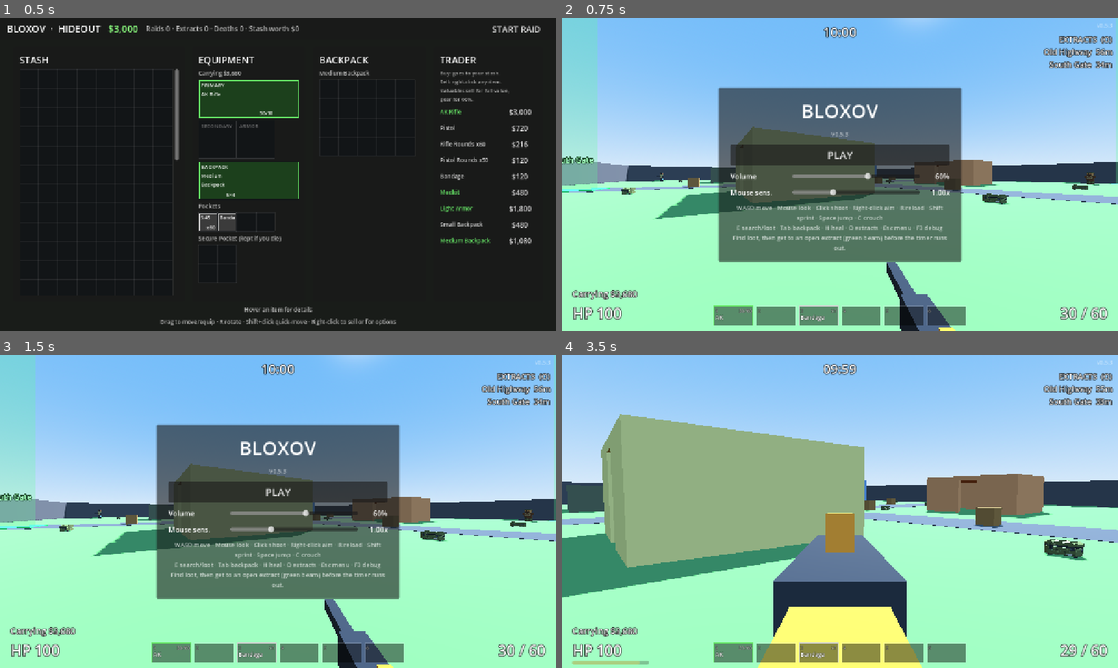
Above: before the commit, frames 1-4 (two rows, left to right).
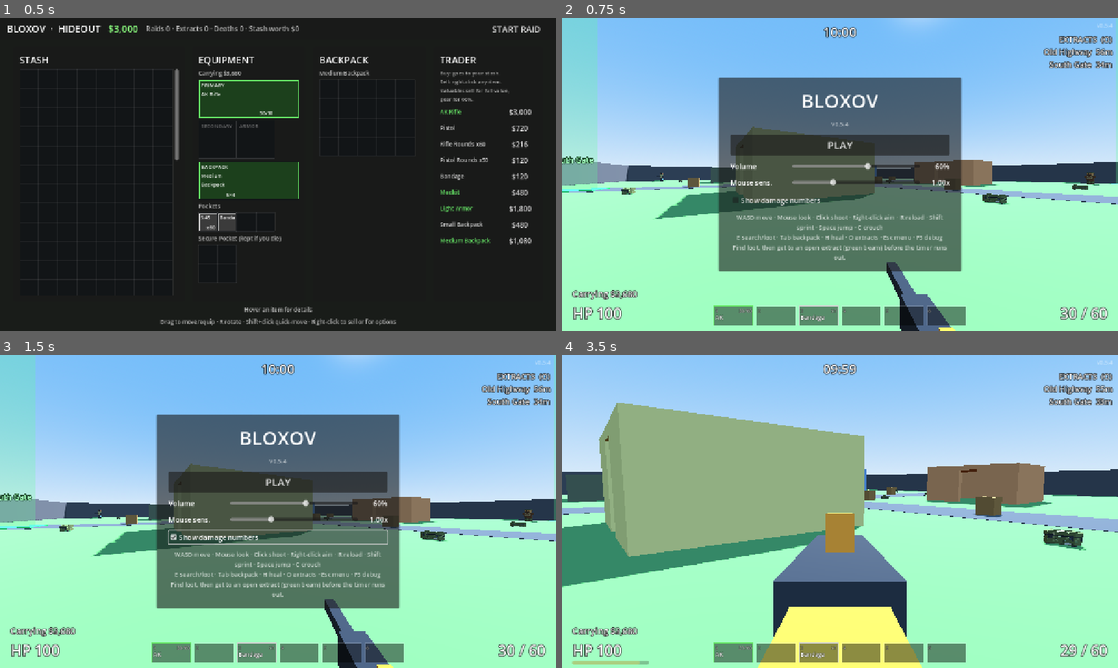
Above: after the commit, the same moments.

Repository: TavishHanda/Bloxov
Game: Godot game, scene res://scenes/hideout.tscn
The game is run twice, just before and just after one commit, with the same random seed, the same clock (stepped at 60 frames per second) and the same inputs.
Inputs (mouse positions are in pixels of both pictures, inside the frame that each line leads up to):
- Up to frame 1 (0.5 s): no input
- Up to frame 2 (0.75 s): click "START RAID" at 0.5 s
- Up to frame 3 (1.5 s): click (278, 536) at 1.25 s, where only the run after the commit has a clickable "Show damage numbers"
- Up to frame 4 (3.5 s): click "PLAY" at 2 s; tap Enter at 2.75 s; move the mouse to (867, 511) at 2.77 s; hold W (move_forward) from 2.78 s (still down); hold Right mouse button (aim) from 2.78 s (still down); click (867, 511) at 2.92 s; tap Space (jump) at 3.02 s; tap H (heal) at 3.05 s

Frame 1 is identical in both runs. In frame 2, 8.8% of the frame differs, in the area x 28-99%, y 2-82%; in frame 3, 8.8%; in frame 4, 12%, in the area x 0-100%, y 2-78%.

Commit message:
v0.5.4: scavs flinch when hit, no kill marker, damage numbers optional (off by default)
Verified locally with Godot 4.5.1: smoke test passed, main scene run clean.

Claude-Session: https://claude.ai/code/session_01UD2sjGi5qVVaB7czBfXX2M

Diff:
--- a/project.godot
+++ b/project.godot
@@ -12,7 +12,7 @@
 
 config/name="Bloxov"
 config/description="Blocky voxel extraction shooter."
-config/version="0.5.3"
+config/version="0.5.4"
 run/main_scene="res://scenes/hideout.tscn"
 config/features=PackedStringArray("4.5", "GL Compatibility")
 
--- a/scenes/main.tscn
+++ b/scenes/main.tscn
@@ -728,6 +728,10 @@
 text = "1.00x"
 horizontal_alignment = 2
 
+[node name="DamageNumbers" type="CheckBox" parent="HUD/Menu/Margin/VBox"]
+layout_mode = 2
+text = "Show damage numbers"
+
 [node name="Controls" type="Label" parent="HUD/Menu/Margin/VBox"]
 modulate = Color(1, 1, 1, 0.7)
 layout_mode = 2
--- a/scripts/game_settings.gd
+++ b/scripts/game_settings.gd
@@ -9,6 +9,8 @@
 static var volume := 0.6
 ## Multiplier on the player's base mouse sensitivity.
 static var sensitivity := 1.0
+## Floating damage numbers on hits (off by default: Bloxov keeps hit feedback subtle).
+static var damage_numbers := false
 
 static var _loaded := false
 
@@ -21,6 +23,7 @@
 	if cfg.load(PATH) == OK:
 		volume = cfg.get_value("audio", "volume", volume)
 		sensitivity = cfg.get_value("controls", "sensitivity", sensitivity)
+		damage_numbers = cfg.get_value("gameplay", "damage_numbers", damage_numbers)
 	apply()
 
 
@@ -35,6 +38,11 @@
 	save()
 
 
+static func set_damage_numbers(on: bool) -> void:
+	damage_numbers = on
+	save()
+
+
 static func apply() -> void:
 	var bus := AudioServer.get_bus_index("Master")
 	AudioServer.set_bus_mute(bus, volume <= 0.001)
@@ -46,4 +54,5 @@
 	var cfg := ConfigFile.new()
 	cfg.set_value("audio", "volume", volume)
 	cfg.set_value("controls", "sensitivity", sensitivity)
+	cfg.set_value("gameplay", "damage_numbers", damage_numbers)
 	cfg.save(PATH)
--- a/scripts/gun.gd
+++ b/scripts/gun.gd
@@ -369,7 +369,8 @@
 
 	var amount := roundi(damage * (headshot_multiplier if headshot else 1.0))
 	health.take_damage(amount, player.global_position)
-	Effects.damage_number(world, hit_pos, amount, headshot)
+	if GameSettings.damage_numbers:
+		Effects.damage_number(world, hit_pos, amount, headshot)
 	Effects.impact(world, hit_pos, normal, Color(0.95, 0.25, 0.2), 12)
 	if health.is_dead:
 		kills += 1
--- a/scripts/hud.gd
+++ b/scripts/hud.gd
@@ -26,6 +26,7 @@
 @onready var volume_slider: HSlider = $Menu/Margin/VBox/VolumeRow/Slider
 @onready var volume_value: Label = $Menu/Margin/VBox/VolumeRow/Value
 @onready var sensitivity_slider: HSlider = $Menu/Margin/VBox/SensitivityRow/Slider
+@onready var damage_numbers_toggle: CheckBox = $Menu/Margin/VBox/DamageNumbers
 @onready var sensitivity_value: Label = $Menu/Margin/VBox/SensitivityRow/Value
 @onready var menu_version: Label = $Menu/Margin/VBox/Version
 @onready var corner_version: Label = $VersionCorner
@@ -51,6 +52,8 @@
 	_update_slider_labels()
 	volume_slider.value_changed.connect(_on_volume_changed)
 	sensitivity_slider.value_changed.connect(_on_sensitivity_changed)
+	damage_numbers_toggle.button_pressed = GameSettings.damage_numbers
+	damage_numbers_toggle.toggled.connect(GameSettings.set_damage_numbers)
 	play_button.pressed.connect(_capture_mouse)
 
 	hotbar = HotbarHUD.new(player)
@@ -196,12 +199,10 @@
 	sensitivity_value.text = "%.2fx" % (sensitivity_slider.value / 100.0)
 
 
-func _on_hit_confirmed(killed: bool, headshot: bool) -> void:
-	_hit_marker_time = 0.25 if killed else 0.1
-	if killed:
-		hit_marker.modulate = Color(1, 0.25, 0.2)
-		hit_marker.scale = Vector2(1.6, 1.6)
-	elif headshot:
+## Kills get no special marker on purpose (like Tarkov): you see the body drop, or hear the kill sound.
+func _on_hit_confirmed(_killed: bool, headshot: bool) -> void:
+	_hit_marker_time = 0.1
+	if headshot:
 		hit_marker.modulate = Color(1, 0.85, 0.1)
 		hit_marker.scale = Vector2(1.25, 1.25)
 	else:
--- a/scripts/scav.gd
+++ b/scripts/scav.gd
@@ -37,6 +37,13 @@
 ## Accuracy lost when the player is moving fast (sprinting).
 @export var moving_target_penalty := 0.25
 
+@export_group("Flinch")
+## Getting shot throws a scav off: it stops firing for a moment and aims worse for a while.
+## Mirrors the player's flinch, so whoever lands the first hit has the edge.
+@export var flinch_fire_delay := 0.35
+@export var flinch_time := 0.8
+@export var flinch_accuracy_penalty := 0.4
+
 @export_group("Loot")
 @export var min_drops := 1
 @export var max_drops := 3
@@ -69,6 +76,7 @@
 var _strafe_dir := 0.0
 var _strafe_time := 0.0
 var _hit_flash_time := 0.0
+var _flinch_left := 0.0
 var _muzzle_flash_time := 0.0
 var _walk_time := 0.0
 var _side := 1.0
@@ -176,6 +184,9 @@
 	muzzle_flash.visible = _muzzle_flash_time > 0.0
 
 	_hit_flash_time -= delta
+	_flinch_left -= delta
+	# Visible jolt: the body snaps back and settles.
+	model.rotation.x = -0.3 * maxf(_flinch_left - (flinch_time - 0.25), 0.0) / 0.25
 	var overlay: Material = FLASH_MATERIAL if _hit_flash_time > 0.0 else null
 	for mesh in _meshes:
 		(mesh as GeometryInstance3D).material_overlay = overlay
@@ -214,6 +225,8 @@
 	var chance := lerpf(accuracy_near, accuracy_far, clampf(dist / shoot_range, 0.0, 1.0))
 	if _target.is_sprinting():
 		chance -= moving_target_penalty
+	if _flinch_left > 0.0:
+		chance -= flinch_accuracy_penalty
 	var hit := randf() < chance
 
 	var aim_point := chest
@@ -281,6 +294,8 @@
 
 func _on_damaged(_amount: int, source_position: Vector3) -> void:
 	_hit_flash_time = 0.08
+	_flinch_left = flinch_time
+	_fire_timer = maxf(_fire_timer, flinch_fire_delay)
 	var push := global_position - source_position
 	push.y = 0.0
 	if push.length() > 0.01:
--- a/tests/smoke_test.gd
+++ b/tests/smoke_test.gd
@@ -155,6 +155,10 @@
 		if player.health.current < hp:
 			break
 	_check(player.health.current < hp, "scav shoots the player (hp %d -> %d)" % [hp, player.health.current])
+
+	# Shooting a scav flinches it: it holds fire for a moment and aims worse.
+	enemy.health.take_damage(10, player.global_position)
+	_check(enemy._flinch_left > 0.0 and enemy._fire_timer >= enemy.flinch_fire_delay - 0.001, "hit scav flinches (holds fire, aims worse)")
 
 	# Killing the enemy removes it.
 	enemy.health.take_damage(9999)
Not shown, changed: CHANGELOG.md
Not shown, changed: docs/GUNS_PLAN.md
